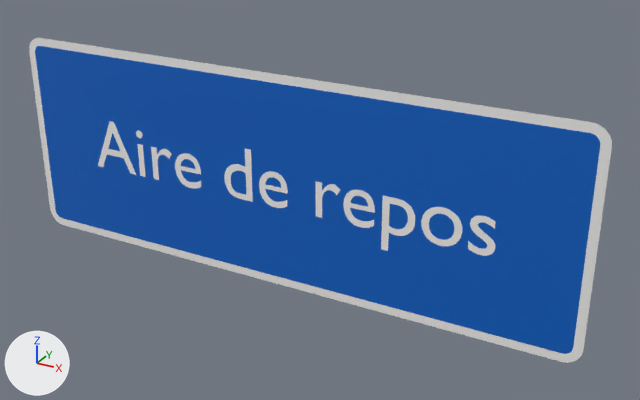
An edit to the glTF model panneaux/07_E_identification_voirie/E34c.glb, drawn before and after from the same camera.
Camera for both pictures: a 50 mm camera at (0.958, -1.536, 0.753) aimed at (0.094, 0.034, -0.032). Lighting does not change. The marker at lower left points along +X, +Y and +Z. The picture after the commit comes second. Where no turn or scale is listed for an object, it has been applied to the vertices. Vertices at exactly the same position are counted once.

In view in the first picture: 'E34c_cadre00', 'E34c_fond01', 'E34c_txt02' and 1 more.
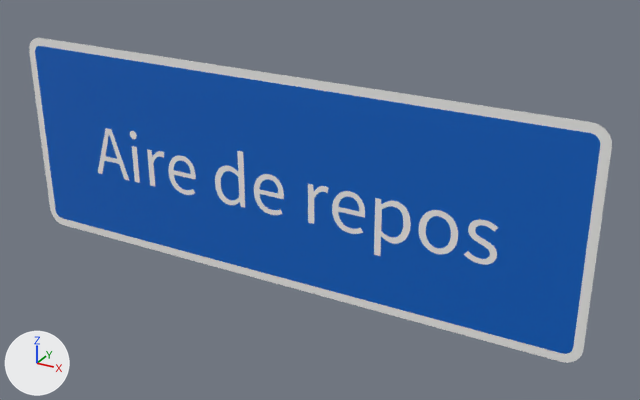
Pixel boxes (x1, y1, x2, y2) of what changed, in the pictures (640 x 400 px; the box of a moved part takes in the faces that stretch with it):
'E34c_txt02', reshaped: before (98, 121, 496, 256); after (98, 128, 498, 265)
part 1 of me_t_204, added: after (132, 146, 140, 183)
part 2 of me_t_204, rebuilt (9% wider): before (381, 196, 415, 251); after (374, 198, 411, 256)
part 3 of me_t_204, rebuilt (18% narrower, 12% taller): before (151, 147, 172, 180); after (147, 149, 164, 186)
part 4 of me_t_204, rebuilt (15% narrower, 8% taller): before (315, 181, 340, 218); after (308, 184, 329, 224)
part 5 of me_t_204, rebuilt (15% narrower): before (98, 121, 136, 175); after (98, 128, 130, 181)
part 6 of me_t_204, deleted: before (137, 144, 146, 177)
part 7 of me_t_204, moved or reshaped: before (136, 130, 375, 228); after (130, 131, 365, 234)
part 8 of me_t_204, moved or reshaped: before (421, 207, 496, 256); after (419, 210, 498, 265)

Edits to the bpy script that builds the scene:
```text
Change me_t_204:
    used by ob_e34c_txt02; location = (0.0, -0.002, 0.0)
    remove me_t_204.from_pydata(...)  # 1712 vertices, 3404 faces; spans x -0.515..0.508, y 0.0, z -0.097..0.071
    add me_t_204.from_pydata(...)  # 1962 vertices, 3904 faces; spans x -0.518..0.512, y 0.0, z -0.113..0.061
    me_t_204 part 1: a new loose piece, a box spanning x -0.3993..-0.38361, y -0.0002..0.0002, z -0.07435..0.01825, in mat_blanc_retro (white #f3f3f1)
    me_t_204 part 2: the loose piece of 156 vertices spanning x 0.262..0.337, y 0.0, z -0.097..0.027 is rebuilt with 208 vertices and now spans x 0.245..0.326, y 0.0, z -0.113..0.021
    me_t_204 part 3: the loose piece of 110 vertices spanning x -0.34..-0.28, y 0.0, z -0.055..0.029 is rebuilt with 110 vertices and now spans x -0.352..-0.302, y 0.0, z -0.074..0.021
    me_t_204 part 4: the loose piece of 110 vertices spanning x 0.104..0.164, y 0.0, z -0.055..0.029 is rebuilt with 110 vertices and now spans x 0.085..0.136, y 0.0, z -0.074..0.021
    me_t_204 part 5: the loose piece of 22 vertices spanning x -0.515..-0.393, y 0.0, z -0.055..0.071 is rebuilt with 72 vertices and now spans x -0.518..-0.416, y 0.0, z -0.074..0.051
    me_t_204 part 6: the loose piece of 8 vertices spanning x -0.381..-0.364, y 0.0, z -0.055..0.027 is deleted
    me_t_204 part 7: 6 vertices moved within x -0.381..-0.029, y 0.0, z 0.015..0.048; 834 vertices removed from x -0.382..0.245, y 0.0, z -0.057..0.07; 958 vertices added at x -0.402..0.223, y 0.0, z -0.077..0.061
    me_t_204 part 8: 452 vertices removed from x 0.35..0.508, y 0.0, z -0.057..0.029; 476 vertices added at x 0.344..0.512, y 0.0, z -0.077..0.021
```
